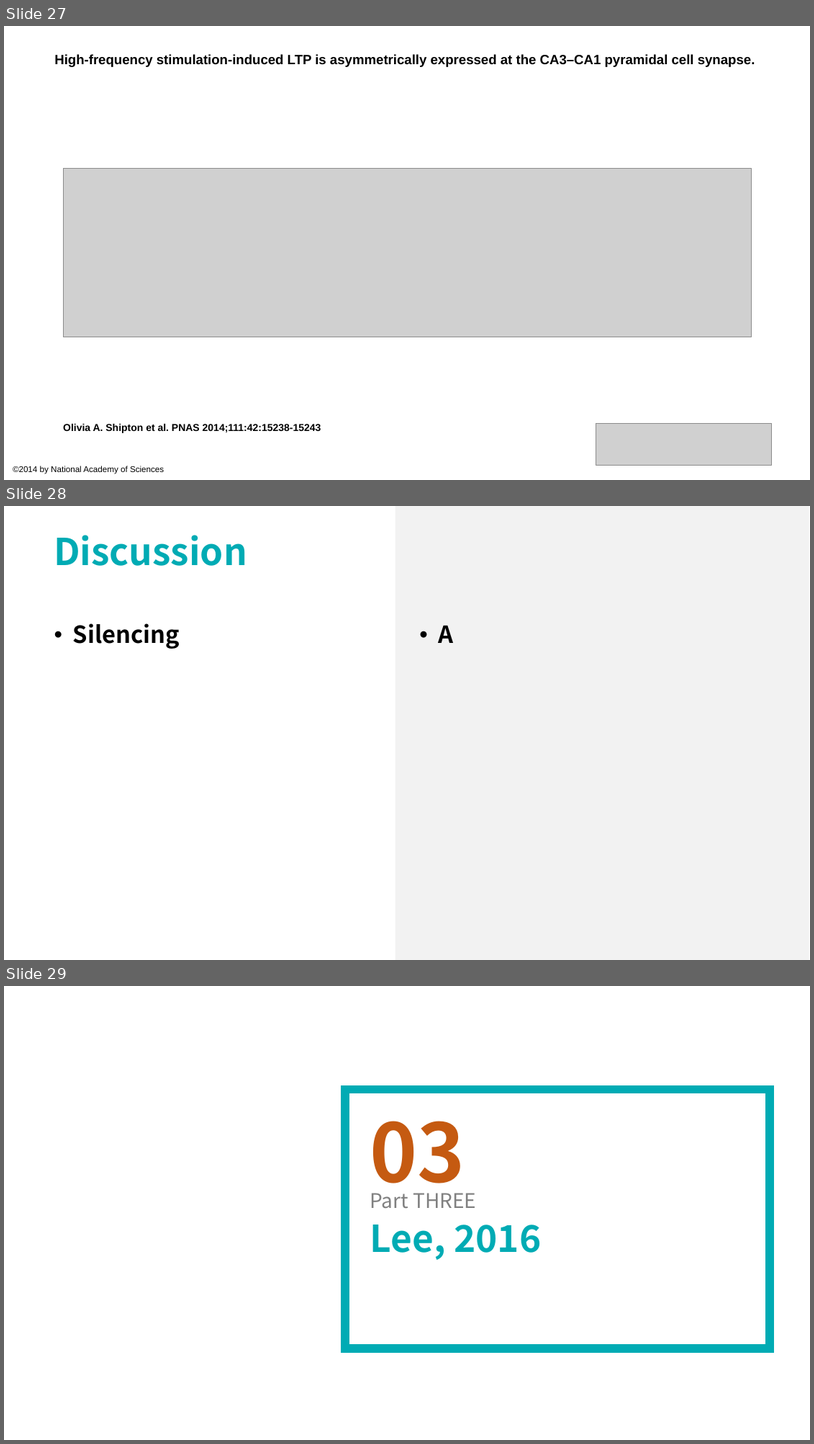
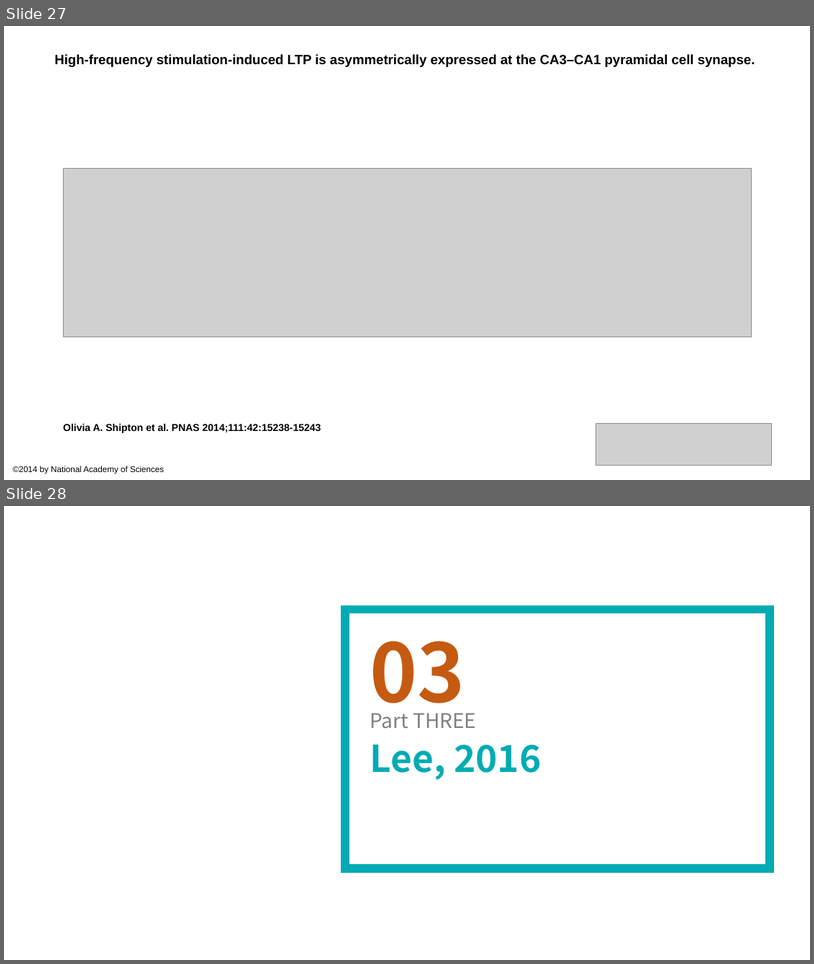
Before and after one commit to lsyoath/sheepy, a slide deck: Event/Lateralization.pptx. Shown one above the other, each under a label of ours: slides 27, 28 and 29 before the commit, slides 27 and 28 after it. The pictures are 814x1444 and 814x964 pixels, drawn with LibreOffice and Linux fonts; fonts in the diff are those of the drawing; grey boxes stand for pictures. Boxes give left, top, right and bottom in pixels: in the first picture for what was removed or moved away, otherwise in the second. Text is boxed around its words. In the diff, an @@ line names an element or a change of style, - is before the commit and + after.

Commit message:
2136

```diff
--- a/Event/Lateralization.pptx
+++ b/Event/Lateralization.pptx
@@ slide 28 removed at (4,506,810,960), background #FFFFFF @@
@@ rectangle removed at (396,506,810,960) @@
@@ text removed at (54,535,247,566) @@
-Discussion
@@ text removed at (73,623,180,649) @@
-  • Silencing
@@ text removed at (439,625,454,643) @@
-• A
@@ what was slide 29 is now slide 28 @@
```
Also in this commit, not shown: 1 other slide removed.
